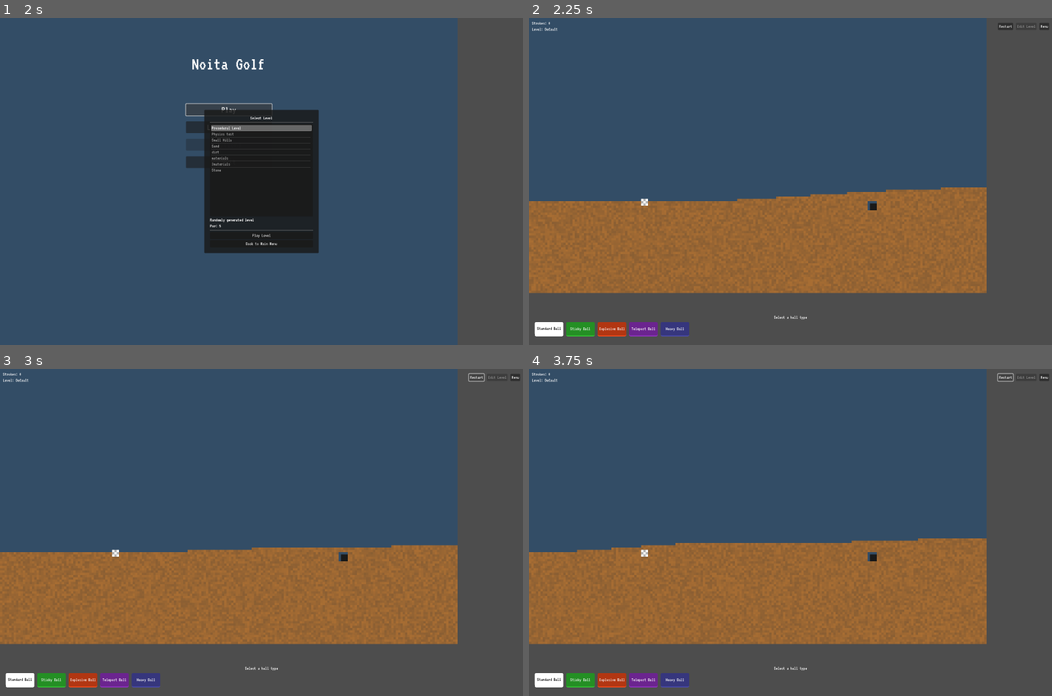
Above: before the commit, frames 1-4 (two rows, left to right).
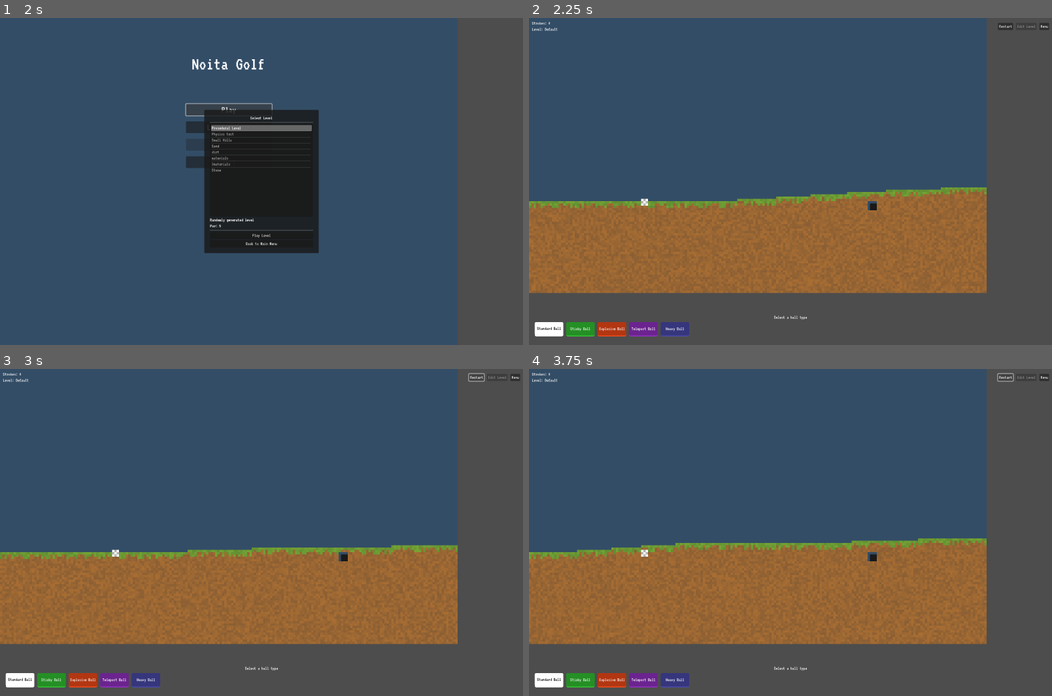
Above: after the commit, the same moments.

Repository: josefzachar/golf-game
Game: Godot game, scene res://assets/scenes/MainMenu.tscn
The game is run twice, just before and just after one commit, with the same random seed, the same clock (stepped at 60 frames per second) and the same inputs.
Inputs:
- Up to frame 1 (2 s): click "Play" at 0.5 s; click "Play" at 1.25 s
- Up to frame 2 (2.25 s): click "Play Level" at 2 s
- Up to frame 3 (3 s): click "Restart" at 2.75 s
- Up to frame 4 (3.75 s): click "Restart" at 3.5 s

Frame 1 is identical in both runs. In frame 2, 1.3% of the frame differs, in the area x 0-88%, y 51-59%; in frame 3, 1.3%; in frame 4, 1.3%.

Commit message:
Grass added

Diff:
--- a/assets/scripts/SandSimulation.gd
+++ b/assets/scripts/SandSimulation.gd
@@ -96,7 +96,8 @@
 		"velocity": Vector2.ZERO,
 		"color_variation": Vector2.ZERO,  # Using Vector2 for r,g variation
 		"mass": 0.0,
-		"dampening": 0.0
+		"dampening": 0.0,
+		"is_top_dirt": false  # Flag to identify top dirt cells for grass rendering
 	}
 
 	# Set properties based on type from defaults
@@ -152,6 +153,9 @@
 	current_level_path = level_path
 	print("Level path: " + current_level_path)
 	initialize_grid()
+
+	# Update grass state for the entire grid
+	update_top_dirt_cells()
 
 	var counts = {
 		"sand": 0, "dirt": 0, "stone": 0, "water": 0, "hole": 0, "empty": 0, "other": 0
@@ -190,8 +194,58 @@
 	update_sand_physics()
 	update_water_physics()
 	update_dirt_physics()
+
+	# Update which dirt cells are top cells (for grass)
+	update_top_dirt_cells()
+
 	emit_signal("grid_updated", grid)
 	queue_redraw()  # Trigger redraw (Godot 4.x)
+
+# Find the top 1-3 cells of dirt for grass rendering (only on exposed dirt)
+func update_top_dirt_cells():
+	# Reset all dirt cells
+	for x in range(Constants.GRID_WIDTH):
+		for y in range(Constants.GRID_HEIGHT):
+			if x < grid.size() and y < grid[x].size() and grid[x][y].type == Constants.CellType.DIRT:
+				grid[x][y].is_top_dirt = false
+
+	# Find the top exposed dirt cells in each column
+	for x in range(Constants.GRID_WIDTH):
+		# Use the column position for consistent randomization
+		var column_seed = x * 1731 + 947
+		var rand_state = RandomNumberGenerator.new()
+		rand_state.seed = column_seed
+
+		# Randomly decide how many top dirt cells should be grass (1-3)
+		var max_grass_cells = rand_state.randi_range(1, 3)
+
+		var found_exposed_dirt = false
+		var grass_cell_count = 0
+
+		# Scan from top to bottom
+		for y in range(Constants.GRID_HEIGHT):
+			if x < grid.size() and y < grid[x].size():
+				# Current cell is dirt
+				if grid[x][y].type == Constants.CellType.DIRT:
+					# First dirt cell we've found in this column
+					if not found_exposed_dirt:
+						# Check if it's exposed to air (cell above is empty)
+						var is_exposed = false
+						if y > 0 and grid[x][y-1].type == Constants.CellType.EMPTY:
+							is_exposed = true
+
+						# Only start adding grass if this dirt is exposed
+						if is_exposed:
+							found_exposed_dirt = true
+							grid[x][y].is_top_dirt = true
+							grass_cell_count = 1
+					# Subsequent dirt cells after the first exposed one
+					elif found_exposed_dirt and grass_cell_count < max_grass_cells:
+						grid[x][y].is_top_dirt = true
+						grass_cell_count += 1
+				# If we hit any non-dirt cell after finding exposed dirt, we're done with this column
+				elif found_exposed_dirt:
+					break
 
 func create_sand_crater(position, radius):
 	# Track affected cells to avoid redundant processing
@@ -550,7 +604,10 @@
 		for y in range(Constants.GRID_HEIGHT):
 			if x < grid.size() and y < grid[x].size():  # Add bounds check
 				var cell = grid[x][y]
-				var rect = Rect2(x * Constants.GRID_SIZE, y * Constants.GRID_SIZE, Constants.GRID_SIZE, Constants.GRID_SIZE)
+				var rect = Rect2(
+					Vector2(x * Constants.GRID_SIZE, y * Constants.GRID_SIZE),
+					Vector2(Constants.GRID_SIZE, Constants.GRID_SIZE)
+				)
 
 				match cell.type:
 					Constants.CellType.EMPTY:
@@ -584,10 +641,16 @@
 						draw_rect(rect, stone_color, true)
 
 					Constants.CellType.DIRT:
-						# Draw dirt with organic variations
+						# Get the base dirt color with variation
 						var dirt_color = Constants.DIRT_COLOR
 						dirt_color.r += cell.color_variation.x
 						dirt_color.g += cell.color_variation.y
+
+						# Modify the color if this is a top dirt cell (for grass)
+						if cell.is_top_dirt:
+							# Make it more green and less red for grass effect
+							dirt_color.r *= 0.7  # Reduce red
+							dirt_color.g *= 1.5  # Increase green
+
+						# Draw the dirt cell with appropriate color
 						draw_rect(rect, dirt_color, true)
-
-					# Ball is drawn by the Ball node
